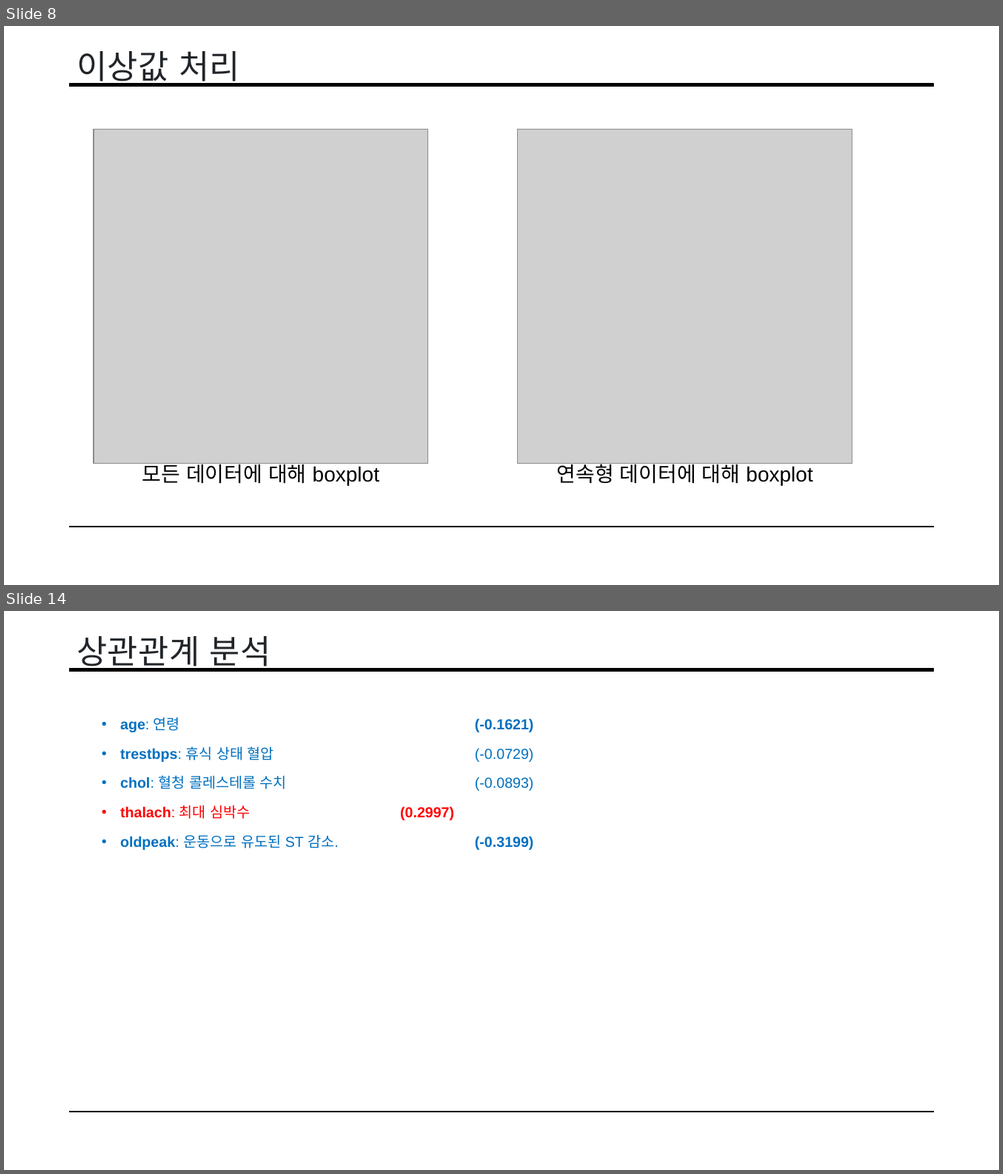
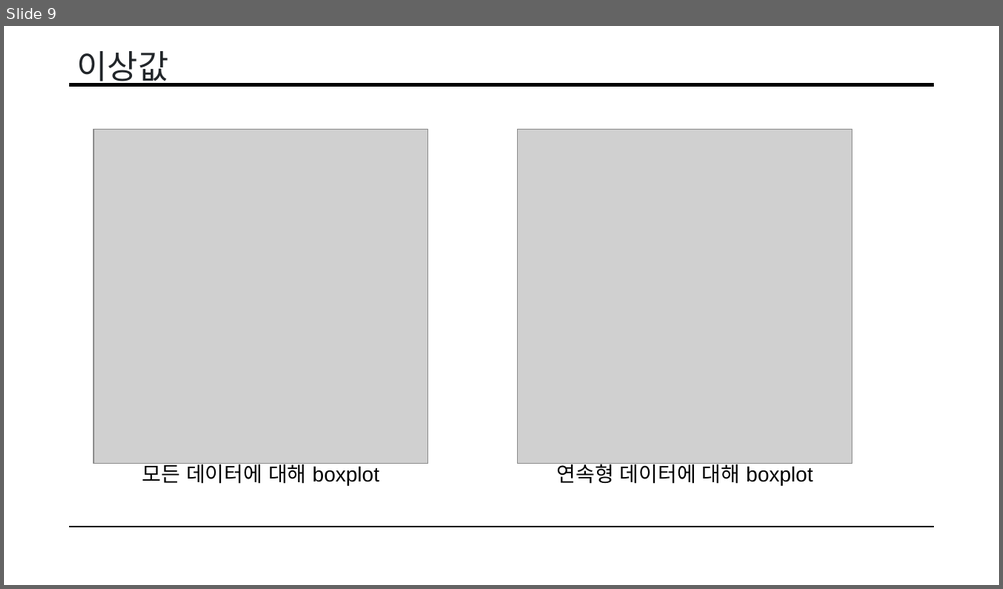
Before and after one commit to pillwood/Heart-Disease-Prediction, a slide deck: 201조 데이터 전처리.pptx. Shown one above the other, each under a label of ours: slides 8 and 14 before the commit, slide 9 after it; the slides between them are not shown. The pictures are 1003x1174 and 1003x589 pixels, drawn with LibreOffice and Linux fonts; fonts in the diff are those of the drawing; grey boxes stand for pictures. Boxes give left, top, right and bottom in pixels: in the first picture for what was removed or moved away, otherwise in the second. Text is boxed around its words. In the diff, an @@ line names an element or a change of style, - is before the commit and + after.

Commit message:
Add files via upload
상관관계준석 내용 삭제

```diff
--- a/201조 데이터 전처리.pptx
+++ b/201조 데이터 전처리.pptx
@@ slide 14 removed at [4, 611, 999, 1170], background #FFFFFF; not listed: 2 template elements that a slide beside it also shows @@
@@ title removed at [77, 636, 271, 672] @@
-상관관계 분석
@@ text removed at [120, 717, 534, 850] @@
-• age: 연령 (-0.1621)
-• trestbps: 휴식 상태 혈압 (-0.0729)
-• chol: 혈청 콜레스테롤 수치 (-0.0893)
-• thalach: 최대 심박수 (0.2997)
-• oldpeak: 운동으로 유도된 ST 감소. (-0.3199)
@@ what was slide 8 is now slide 9 @@
@@ slide 9 changed as well @@
@@ title at [77, 51, 169, 87]: text changed @@
-이상값 처리
+이상값
```
Also in this commit, not shown: 9 other slides changed, 5 other slides removed.
